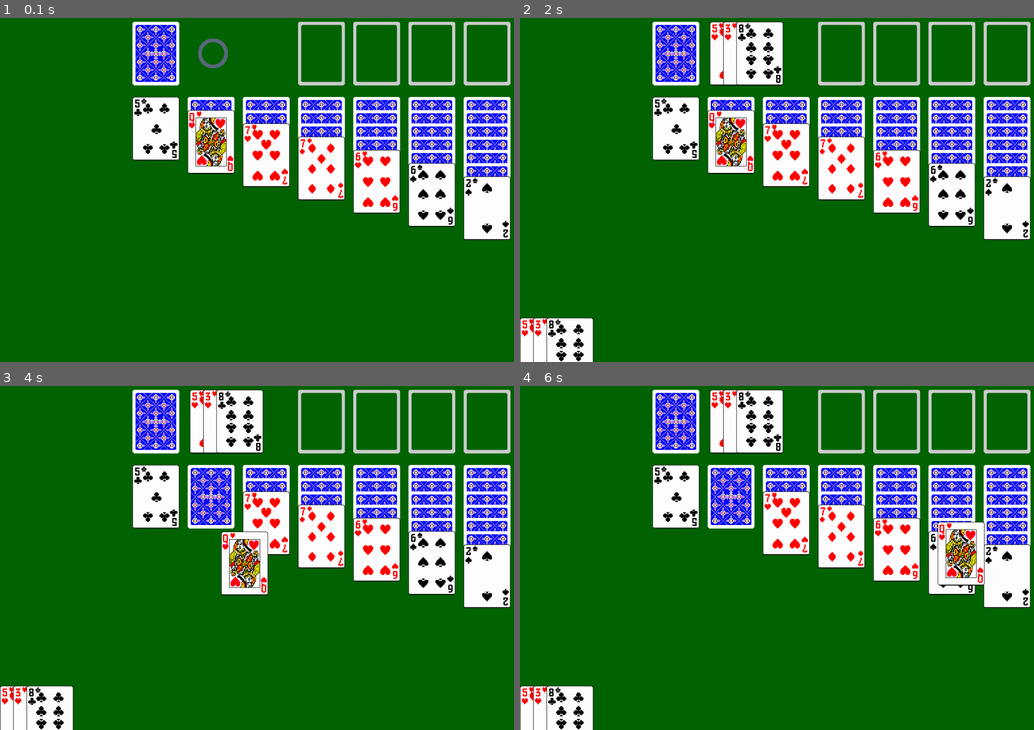
Above: before the commit, frames 1-4 (two rows, left to right).
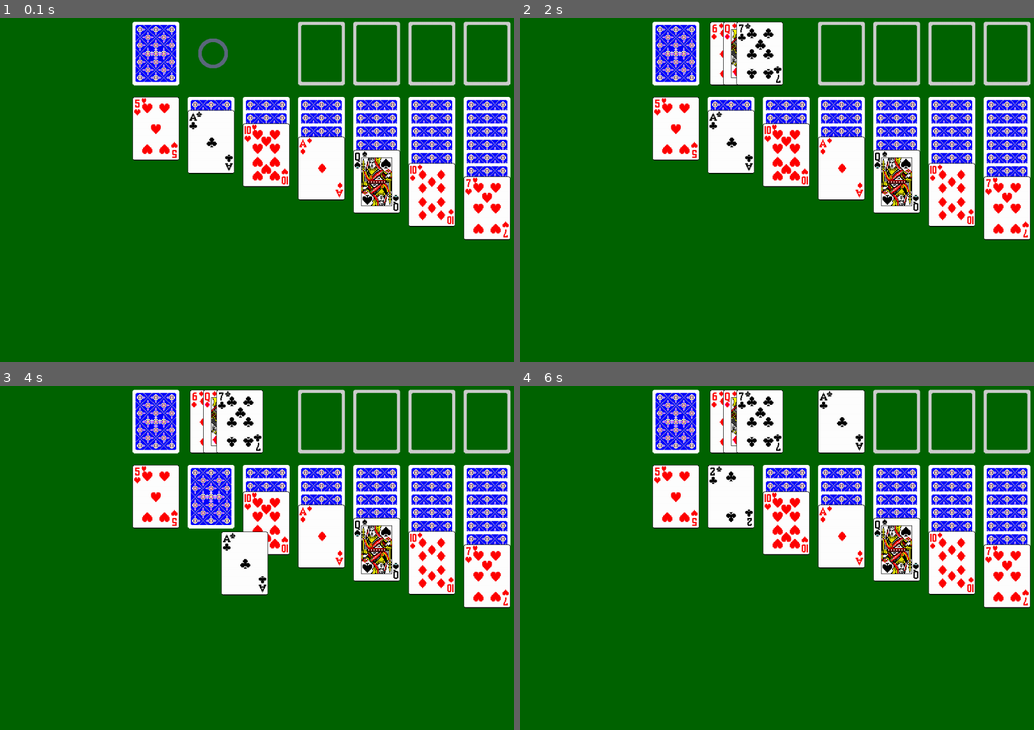
Above: after the commit, the same moments.

Repository: Asteinch/pygame-kabal
Game: pygame game, started from main.py
The game is run twice, just before and just after one commit, with the same random seed, the same clock (stepped at 60 frames per second) and the same inputs.
Inputs (mouse positions are in pixels of both pictures, inside the frame that each line leads up to):
- Up to frame 1 (0.1 s): no input
- Up to frame 2 (2 s): click (787, 186) at 0.38 s; press the mouse at (787, 141) at 0.7 s; move the mouse to (689, 214) at 0.8 s; release the mouse at (597, 286) at 0.93 s; press the mouse at (1008, 169) at 1.03 s; move the mouse to (936, 152) at 1.13 s; release the mouse at (869, 134) at 1.27 s; click (689, 73) at 1.88 s
- Up to frame 3 (4 s): press the mouse at (154, 496) at 2.2 s; move the mouse to (282, 588) at 2.3 s; release the mouse at (411, 681) at 2.43 s; press the mouse at (488, 472) at 2.53 s; move the mouse to (287, 472) at 2.63 s; release the mouse at (92, 475) at 2.77 s; click (318, 423) at 2.88 s; click (154, 496) at 3.22 s; click (221, 530) at 3.72 s
- Up to frame 4 (6 s): press the mouse at (895, 420) at 4.03 s; move the mouse to (869, 513) at 4.13 s; release the mouse at (848, 606) at 4.27 s; press the mouse at (895, 420) at 4.37 s; move the mouse to (869, 485) at 4.47 s; release the mouse at (838, 547) at 4.6 s; press the mouse at (787, 523) at 4.7 s; move the mouse to (874, 475) at 4.8 s; release the mouse at (962, 427) at 4.93 s; press the mouse at (1008, 485) at 5.03 s; move the mouse to (982, 544) at 5.13 s; release the mouse at (962, 606) at 5.27 s; press the mouse at (730, 420) at 5.37 s; move the mouse to (838, 468) at 5.47 s; release the mouse at (941, 516) at 5.6 s; press the mouse at (843, 420) at 5.7 s; move the mouse to (890, 472) at 5.8 s; release the mouse at (936, 520) at 5.93 s

The runs differ from the first frame. In frame 1, 3.7% of the frame differs, in the area x 26-99%, y 23-64%; in frame 2, 6.1%; in frame 3, 6.0%; in frame 4, 9.4%, in the area x 0-99%, y 1-100%.

Commit message:
ryddet opp i rot

Diff:
--- a/source/card.py
+++ b/source/card.py
@@ -9,31 +9,29 @@
 
         self.win = game.win
 
+        self.pile_number = 0
+
+        self.pile_dragged_from = -1
+        self.deck_dragged_from = False
+
+        self.back_card = pygame.image.load("images/kort/backbluepattern.png")
+        self.empty_tile = pygame.image.load("images/kort/emptytile.png")
+
+        self.held_cards = []
+
         self.all_cards = []
-        self.piles = [[], [], [], [], [], [], []]
         self.deck = []
         self.deck_opened = []
 
-        self.held_cards = []
-
-        self.top_decks = [[], [], [], []]
-
-        self.pile_is_empty = [pygame.Rect(0,0,0,0),pygame.Rect(0,0,0,0),pygame.Rect(0,0,0,0),pygame.Rect(0,0,0,0),pygame.Rect(0,0,0,0),pygame.Rect(0,0,0,0),pygame.Rect(0,0,0,0),pygame.Rect(0,0,0,0)]
-        self.from_pile_hitbox = pygame.Rect(0,0,0,0)
-
-        self.pile_number = 0
-
-        self.pile_dragged_from = -1
-        self.deck_dragged_from = False
-
-        self.back_card = pygame.image.load("images/kort/backbluepattern.png")
-        self.empty_tile = pygame.image.load("images/kort/emptytile.png")
+        self.piles = [[], [], [], [], [], [], []]
 
         self.top_decks = [[[self.empty_tile, ["0", 0], pygame.Rect(675, 30, 106, 144)]],
                           [[self.empty_tile, ["0", 0], pygame.Rect(800, 30, 106, 144)]],
                           [[self.empty_tile, ["0", 0], pygame.Rect(925, 30, 106, 144)]],
                           [[self.empty_tile, ["0", 0], pygame.Rect(1050, 30, 106, 144)]]]
 
+        self.pile_is_empty = [False, False, False, False, False, False, False]
+
         self.get_all_cards()
         self.shuffle()
         self.deal_cards()
@@ -44,7 +42,7 @@
 
         icons = ["diamonds", "spades", "hearts", "clubs"]
 
-        value = self.extract_number(name)
+        value = int((re.search(r'\d+', name)).group())
 
         for icon in icons:
             if icon in name:
@@ -68,22 +66,18 @@
 
         return pygame.Rect(x, y, 106, 30) if card != pile[-1] else pygame.Rect(x, y, 106, 144)
 
-    def extract_number(self, filename):
-
-        return int((re.search(r'\d+', filename)).group()) if re.search(r'\d+', filename) else None
-
     def shuffle(self):
 
         random.shuffle(self.all_cards)
 
     def deal_cards(self):
 
-        for i in range (1, 7 + 1):
-            for e in range(i):
-
-                current_card = random.choice(self.all_cards)
-                self.piles[i - 1].append(current_card)
-                self.all_cards.remove(current_card)
+        for col in range (1, 7 + 1):
+            for e in range(col):
+
+                current_card = self.all_cards[-1]#random.choice(self.all_cards)
+                self.piles[col - 1].append(current_card)
+                self.all_cards.pop(-1)
 
         self.deck = self.all_cards
 
@@ -161,24 +155,13 @@
         else:
             self.win.blit(self.back_card, (300, 30))
 
-    def test_print(self):
-
-        x=0
-
-        for card in self.deck_opened:
-
-            self.win.blit(card[0], (x, 700))
-            x+=30
-
 # ------------- Pårvirkes
 
-    def pick_from_deck(self):
-
-        pos = pygame.mouse.get_pos()
+    def pick_from_deck(self, pos):
 
         if len(self.held_cards) == 0:
 
-            if len(self.deck_opened) > 0 and self.deck_opened[-1][2].collidepoint(pos):
+            if len(self.deck_opened) > 0 and self.deck_opened[-1][2].collidepoint(pos): # Plukker opp kort fra bunken
 
                 self.held_cards.append(self.deck_opened.pop())
                 if len(self.deck_opened) != 0:
@@ -187,7 +170,7 @@
                     self.deck_dragged_from = True
                 return True
 
-            if len(self.deck) > 0 and pygame.Rect(300, 30, 106, 144).collidepoint(pos):
+            if len(self.deck) > 0 and pygame.Rect(300, 30, 106, 144).collidepoint(pos): # Trekker kort fra bunken
 
                 num_cards_to_draw = min(3, len(self.deck))
 
@@ -202,28 +185,23 @@
                     self.deck.remove(self.deck[-1])
                     self.deck_opened[-1][2] = pygame.Rect(430, 30, 106, 144)
 
-
-                return True
-
-            if len(self.deck) == 0 and pygame.Rect(300, 30, 106, 144).collidepoint(pos):
+                return True
+
+            if len(self.deck) == 0 and pygame.Rect(300, 30, 106, 144).collidepoint(pos): # Stokker om kortene hvis de er tomme
 
                 self.deck_opened.reverse()
                 self.deck = self.deck_opened
                 self.deck_opened = []
                 return True
 
-    def pick_up_cards(self):
-
-        # sjekker alle kort og om spillern prøver å plukke de opp, hvis så vil kortene bli plukket opp
+    def pick_up_cards(self, pos):
 
         if len(self.held_cards) == 0:
-
-            pos = pygame.mouse.get_pos()
 
             for pile_number, pile in enumerate(self.piles):
                 for card in pile:
 
-                    if card[2].collidepoint(pos) and card[3] == False: #and not pygame.Rect(430, 30, 106, 144).collidepoint(pos):
+                    if card[2].collidepoint(pos) and card[3] == False: # Plukker kort fra haugene hvis de er åpne
                         if len(self.held_cards) == 0:
 
                             index_of_card = pile.index(card)
@@ -234,24 +212,22 @@
 
                             return True
 
-            for top_deck_number, slot in enumerate(self.top_decks):
-
-                if slot[0][2].collidepoint(pos) and len(slot) != 1:
-
-                    self.held_cards.append(slot[-1])
-                    slot.pop(-1)
+            for col in self.top_decks:
+
+                if col[0][2].collidepoint(pos) and len(col) != 1: # Plukker kort fra toppbunkene
+
+                    self.held_cards.append(col[-1])
+                    col.pop(-1)
 
                     return True
 
-    def drop_cards(self):
+    def drop_cards(self, pos):
 
         if len(self.held_cards) > 0:
 
-            pos = pygame.mouse.get_pos()
-
             for hitbox_index, hitbox in enumerate(self.pile_is_empty):
-                if (hitbox.collidepoint(pos)) and (self.held_cards[0][1][1] == 13 or (hitbox_index == self.pile_number and self.deck_dragged_from == False)):
-                    # for tomme bunker
+                if (hitbox != False and hitbox.collidepoint(pos)) and (self.held_cards[0][1][1] == 13 or (hitbox_index == self.pile_number and self.deck_dragged_from == False)):
+                    # Slipper kort på tomme hauger, kun hvis det er en konge eller kortet blir flyttet til orginal plass
 
                     self.piles[hitbox_index].extend(self.held_cards)
                     self.held_cards = []
@@ -265,9 +241,9 @@
 
             for pile_number, pile in enumerate(self.piles):
                 for card in pile:
-                    # for vanlig plasseringer
 
                     if card[2].collidepoint(pos) and (self.can_place(card, pile_number) == True):
+                        # Slipper korte(ne) på bestemt haug
 
                         self.piles[pile_number].extend(self.held_cards)
                         self.held_cards = []
@@ -279,9 +255,9 @@
 
             if len(self.held_cards) == 1:
                 for index, slot in enumerate(self.top_decks):
-                    # for toppbunkene
 
                     if slot[0][2].collidepoint(pos):
+                        # Slipper kort på toppbunkene hvis det er en Ace eller 1 + kortet under
 
                         if slot[0][1][1] == 0 and self.held_cards[0][1][1] == 1:
 
@@ -305,6 +281,7 @@
 
 
             if pygame.Rect(430, 30, 106, 144).collidepoint(pos) and (self.deck_dragged_from or self.deck_opened[-1] == self.deck_dragged_from):
+                # Slipper kort tilbake til bunken
 
                 self.deck_opened.append(self.held_cards[0])
                 self.held_cards = []
@@ -340,5 +317,3 @@
         self.print_top_decks()
         self.print_deck()
         self.print_held_cards()
-
-        self.test_print()
--- a/source/game.py
+++ b/source/game.py
@@ -31,13 +31,15 @@
 
                 if event.type == pygame.MOUSEBUTTONDOWN:
 
-                    if self.Cards.pick_up_cards():
+                    pos = pygame.mouse.get_pos()
+
+                    if self.Cards.pick_up_cards(pos):
                         continue
 
-                    if self.Cards.drop_cards():
+                    if self.Cards.drop_cards(pos):
                         continue
 
-                    if self.Cards.pick_from_deck():
+                    if self.Cards.pick_from_deck(pos):
                         continue
 
             else:
Not shown, removed: .gitattributes
